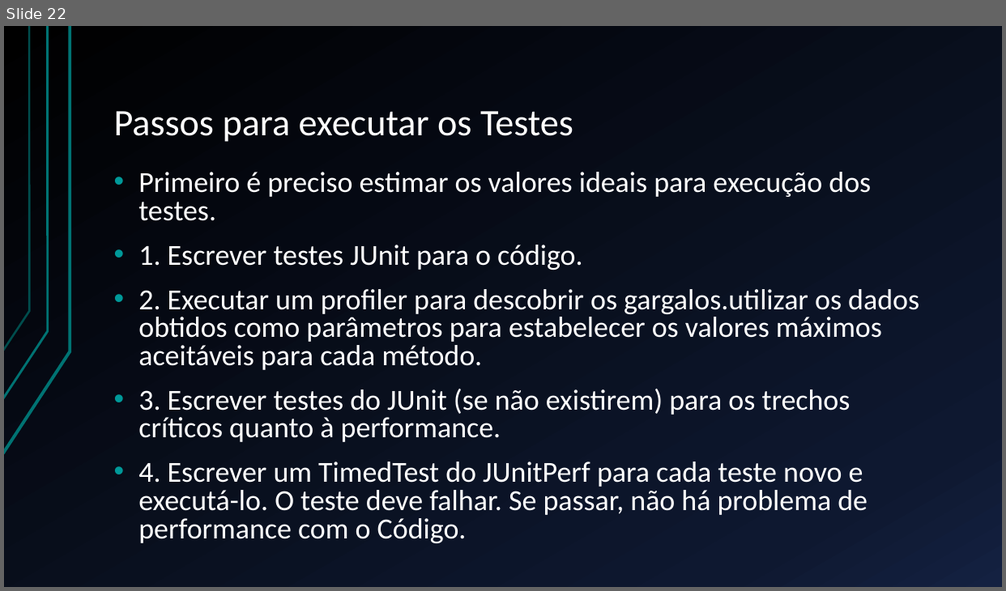
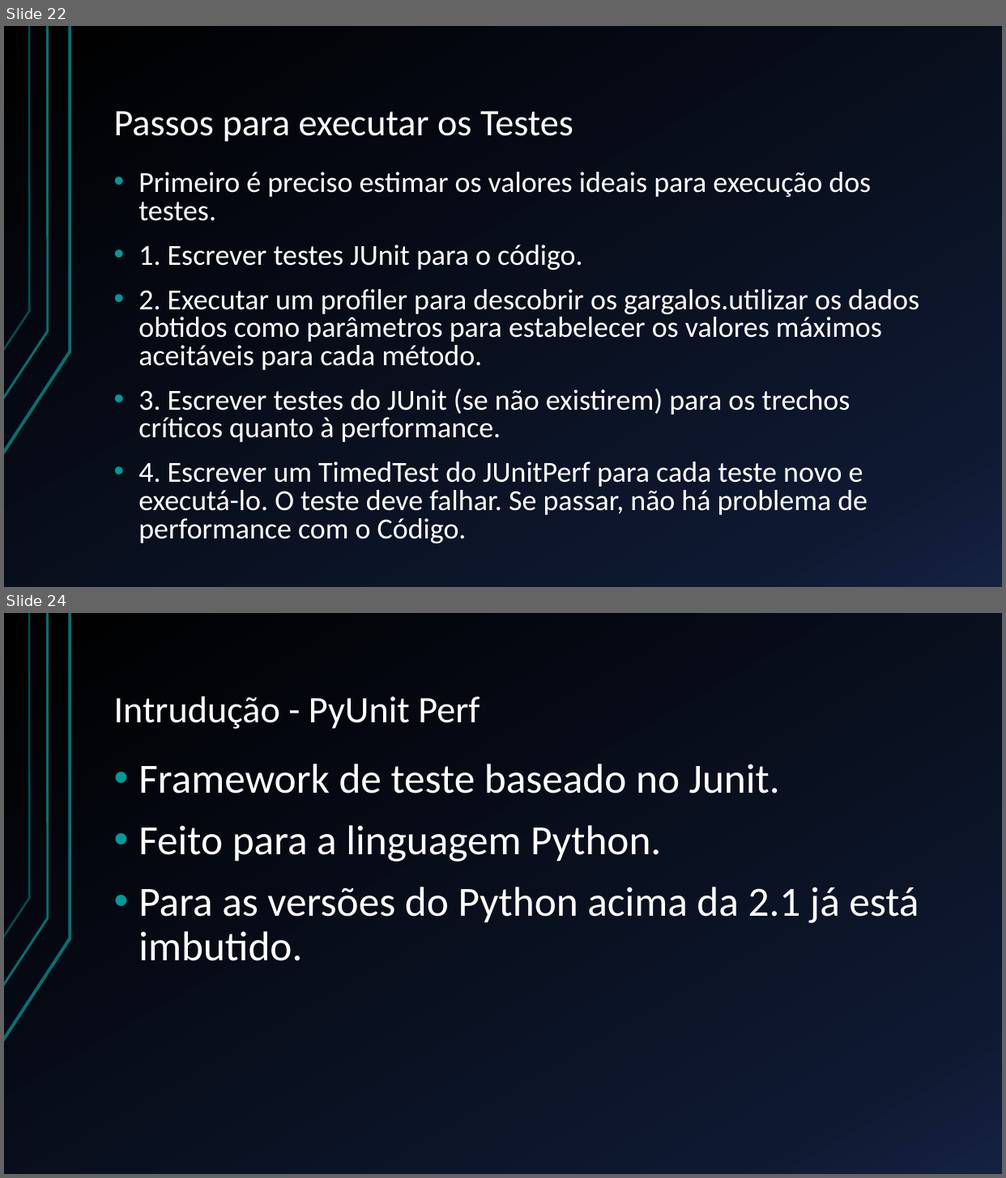
Before and after one commit to BrunoFelix/Restoran, a slide deck: Docs/Apresentação TSW.pptx. Shown one above the other, each under a label of ours: slide 22 before the commit, slides 22 and 24 after it; the slides between them are not shown. The pictures are 1006x591 and 1006x1178 pixels, drawn with LibreOffice and Linux fonts; fonts in the diff are those of the drawing. Boxes give left, top, right and bottom in pixels: in the first picture for what was removed or moved away, otherwise in the second. Text is boxed around its words. In the diff, an @@ line names an element or a change of style, - is before the commit and + after.

Commit message:
Ajuste da apresentação na parte de PyUnit

```diff
--- a/Docs/Apresentação TSW.pptx
+++ b/Docs/Apresentação TSW.pptx
@@ slide 24 added at <box>4,613,1002,1174</box>, background gradient #000000 to #0F1931 to #142242; not listed: 3 template elements that a slide beside it also shows @@
@@ title added at <box>114,696,479,729</box>, 36 pt, text #FFFFFF @@
+Intrudução - PyUnit Perf
@@ text added at <box>138,764,918,961</box>, 40 pt, text #FFFFFF @@
+• Framework de teste baseado no Junit.
+• Feito para a linguagem Python.
+• Para as versões do Python acima da 2.1 já está imbutido.
```
Also in this commit, not shown: 8 other slides added, 1 slide removed.
